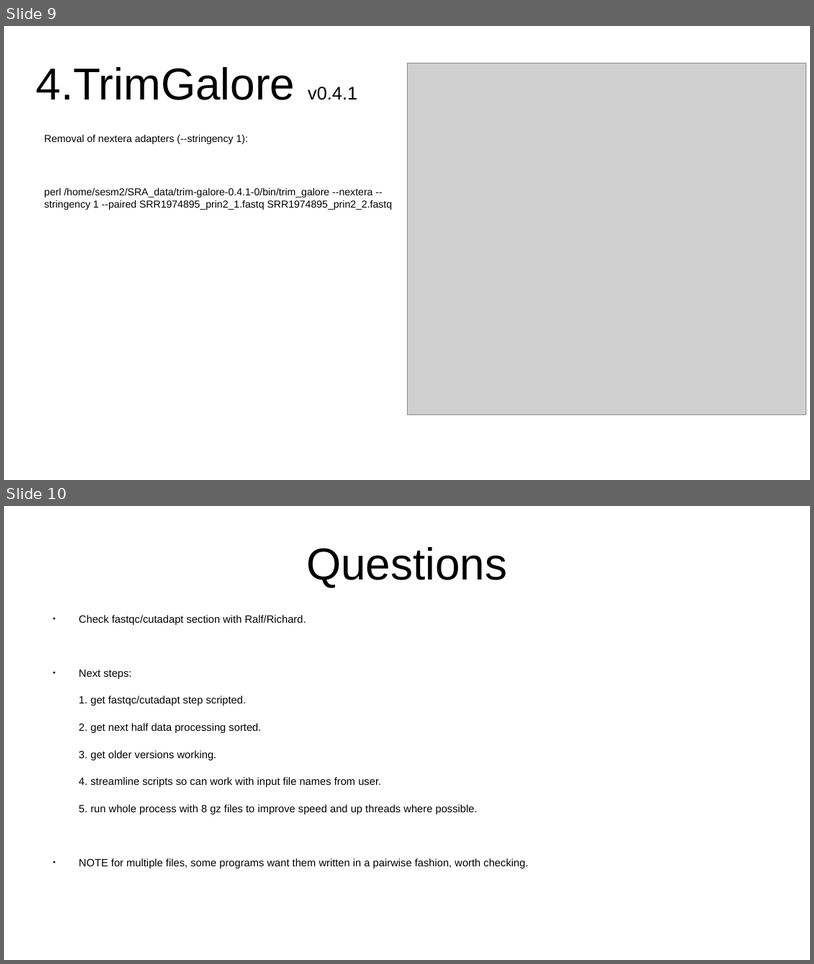
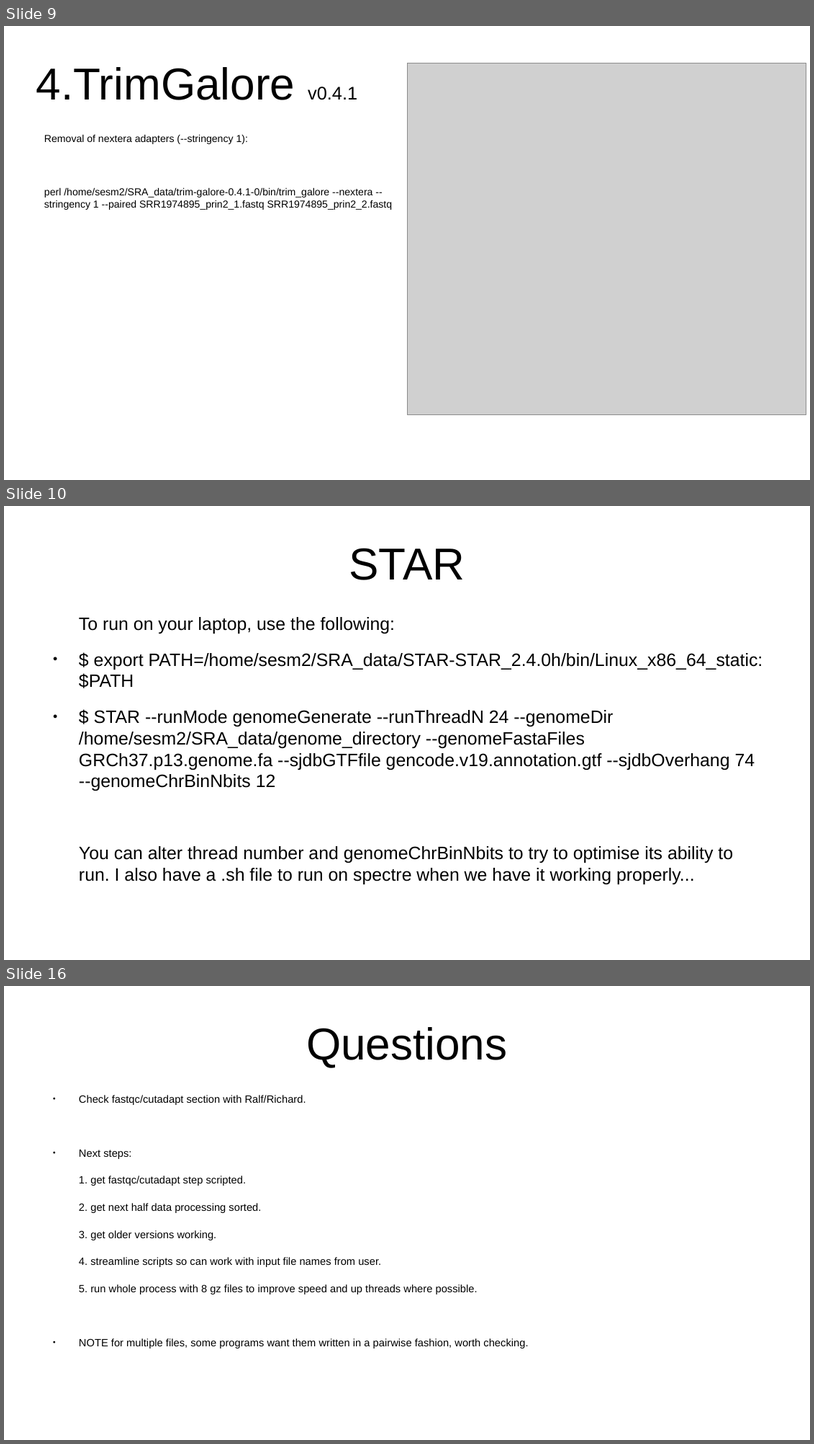
Before and after one commit to LonaCoding/SRP, a slide deck: Pipeline1/Lab_book.odp. Shown one above the other, each under a label of ours: slides 9 and 10 before the commit, slides 9, 10 and 16 after it; the slides between them are not shown. The pictures are 814x964 and 814x1444 pixels, drawn with LibreOffice and Linux fonts; fonts in the diff are those of the drawing; grey boxes stand for pictures. Boxes give left, top, right and bottom in pixels: in the first picture for what was removed or moved away, otherwise in the second. Text is boxed around its words. In the diff, an @@ line names an element or a change of style, - is before the commit and + after.

```diff
--- a/Pipeline1/Lab_book.odp
+++ b/Pipeline1/Lab_book.odp
@@ slide 10 added at bbox=[4, 506, 810, 960], background #FFFFFF @@
@@ title added at bbox=[349, 548, 465, 580], 44 pt, text #000000 @@
+STAR
@@ text added at bbox=[79, 617, 764, 884], 17.6 pt, text #000000 @@
+To run on your laptop, use the following:
+● $ export PATH=/home/sesm2/SRA_data/STAR-STAR_2.4.0h/bin/Linux_x86_64_static:$PATH
+● $ STAR --runMode genomeGenerate --runThreadN 24 --genomeDir /home/sesm2/SRA_data/genome_directory --genomeFastaFiles GRCh37.p13.genome.fa --sjdbGTFfile gencode.v19.annotation.gtf --sjdbOverhang 74 --genomeChrBinNbits 12
+You can alter thread number and genomeChrBinNbits to try to optimise its ability to run. I also have a .sh file to run on spectre when we have it working properly...
@@ what was slide 10 is now slide 16 @@
```
Also in this commit, not shown: 5 other slides added.
